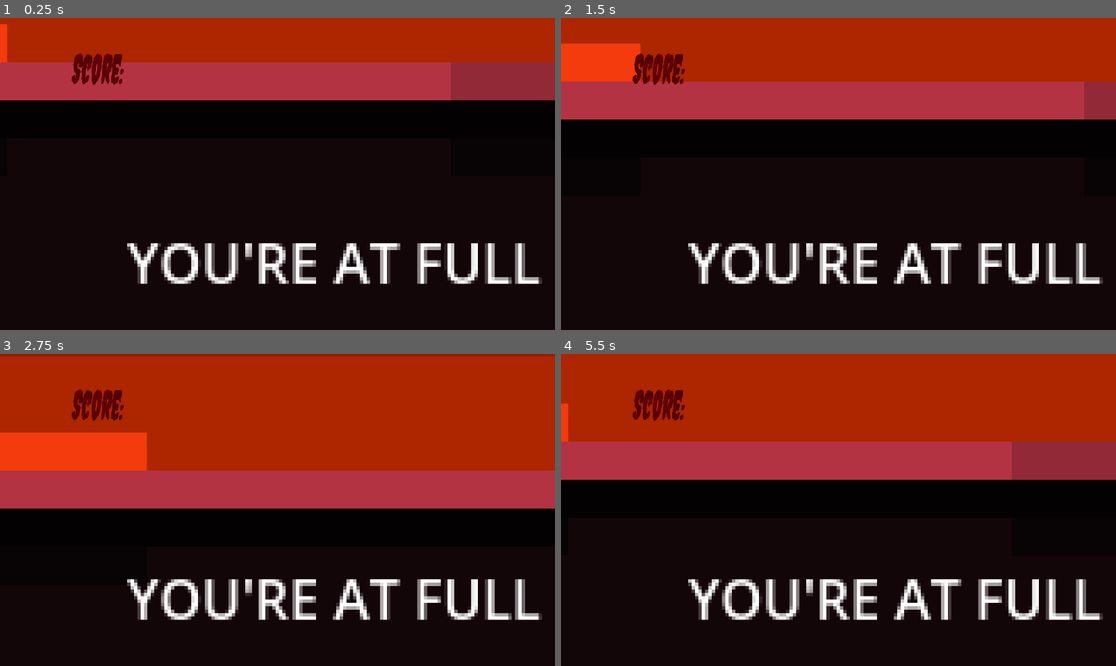
Above: before the commit, frames 1-4 (two rows, left to right).
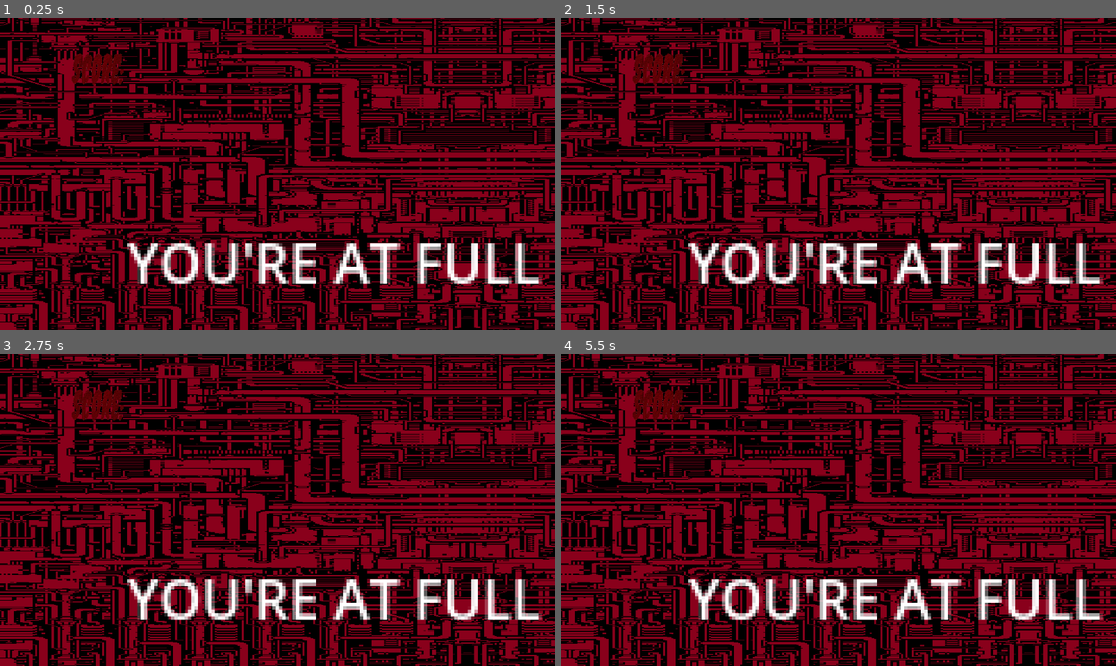
Above: after the commit, the same moments.

Repository: jfeatherston09/BulletTaker
Game: Godot game, scene res://MenusAndStage/Stage.tscn
Two runs of this game, one before a commit and one after it. Both use one fixed random seed, a clock stepped at 60 frames per second and the inputs below.
Inputs:
- Up to frame 1 (0.25 s): no input
- Up to frame 2 (1.5 s): tap Enter at 0.5 s; hold Right (p1_right) 0.53-1.28 s; hold S (p1_down) from 1.28 s (still down)
- Up to frame 3 (2.75 s): release S (p1_down) at 2.03 s; hold Right (p1_right) from 2.03 s (still down)
- Up to frame 4 (5.5 s): release Right (p1_right) at 2.78 s; hold W (p1_up) 2.78-3.53 s; hold A (p1_left) 3.53-5.03 s; hold S (p1_down) from 5.03 s (still down)

The runs differ from the first frame. In frame 1, 65% of the frame differs, in the area x 0-100%, y 0-100%; in frame 2, 68%; in frame 3, 76%; in frame 4, 72%.

Commit message:
Update player.tscn

Diff:
--- a/Entities/Player/P_Scenes/player.tscn
+++ b/Entities/Player/P_Scenes/player.tscn
@@ -9,7 +9,6 @@
 
 [node name="Player" type="Node2D"]
 position = Vector2(-1.19209e-07, 1.19209e-07)
-scale = Vector2(460.712, -78.9993)
 
 [node name="CharacterBody2D" type="CharacterBody2D" parent="."]
 script = ExtResource("1_rp0hv")
